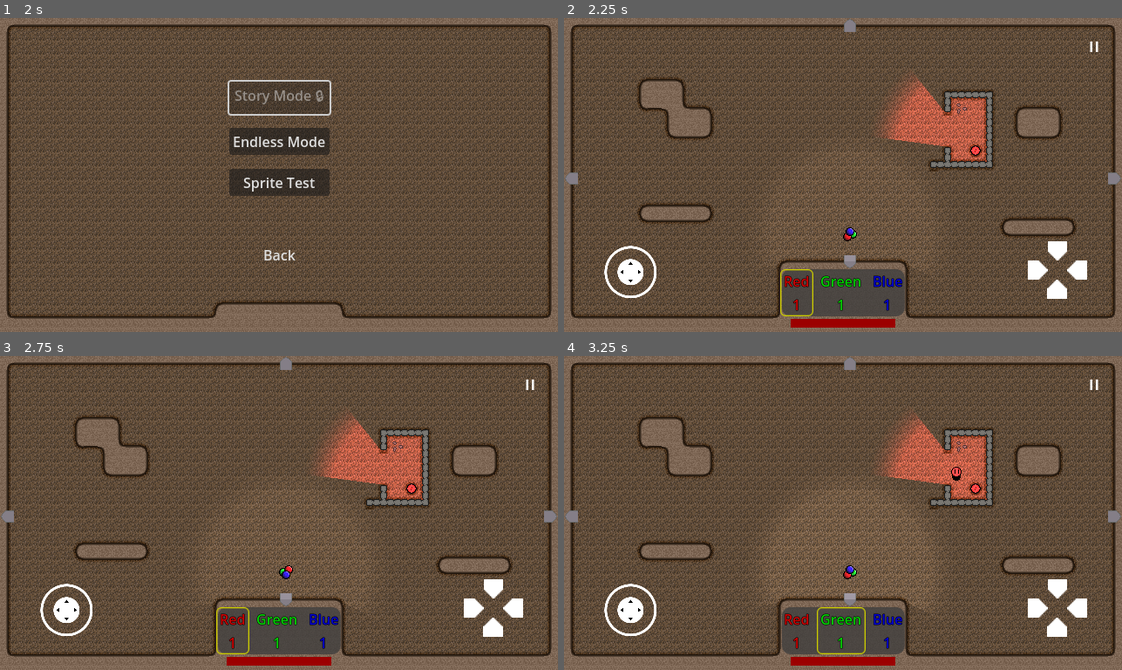
Above: before the commit, frames 1-4 (two rows, left to right).
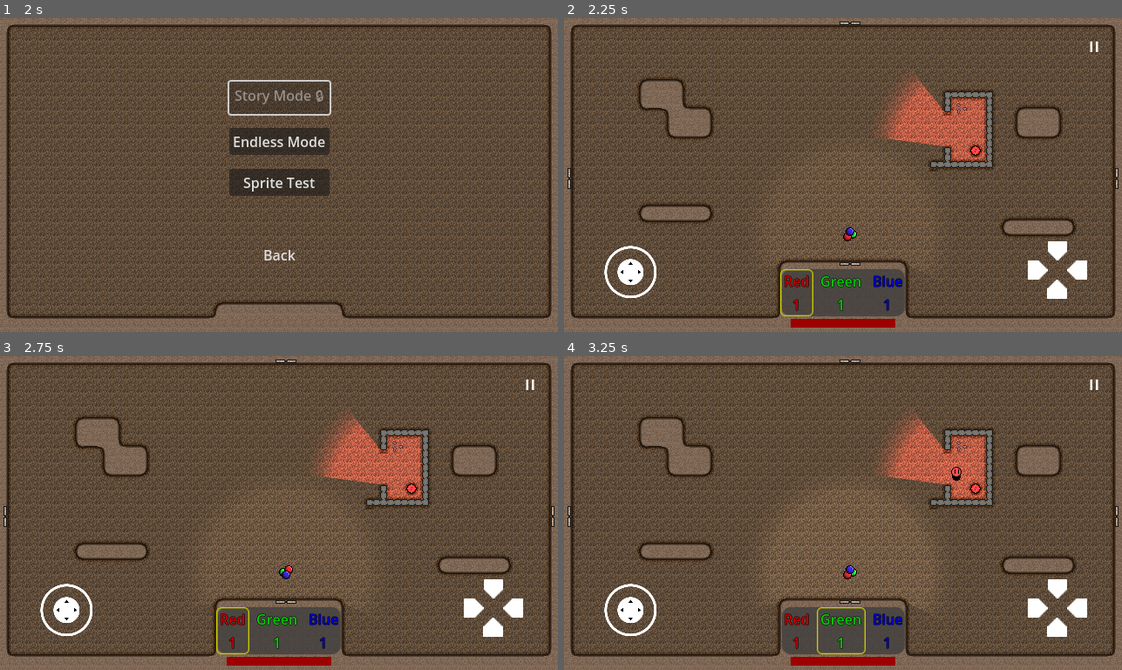
Above: after the commit, the same moments.

Repository: Degenerate-Games/shadows-below
Game: Godot game, scene res://scenes/menus/main_menu.tscn
The game is run twice, just before and just after one commit, with the same random seed, the same clock (stepped at 60 frames per second) and the same inputs. Sound files missing from this copy of the repository are replaced by a short silence.
Inputs (mouse positions are in pixels of both pictures, inside the frame that each line leads up to):
- Up to frame 1 (2 s): click (279, 206) at 0.5 s; click (279, 206) at 1.25 s
- Up to frame 2 (2.25 s): click "Endless Mode" at 2 s
- Up to frame 3 (2.75 s): no input
- Up to frame 4 (3.25 s): tap Enter at 2.75 s; move the mouse to (965, 497) at 2.77 s; hold L (mixing_ui_right) from 2.78 s (still down); tap B (bake) at 2.85 s; click (965, 497) at 2.92 s

Frame 1 is identical in both runs. In frame 2, 0.4% of the frame differs, in the area x 0-100%, y 0-80%; in frame 3, 0.4%; in frame 4, 0.4%.

Commit message:
Update door graphic

Diff:
--- a/scenes/doors/door_a.tscn
+++ b/scenes/doors/door_a.tscn
@@ -1,10 +1,53 @@
-[gd_scene load_steps=4 format=3 uid="uid://chp8ikeeqqgly"]
+[gd_scene load_steps=10 format=3 uid="uid://chp8ikeeqqgly"]
 
 [ext_resource type="Script" path="res://scripts/doors/door.gd" id="1_m0pu8"]
-[ext_resource type="Texture2D" uid="uid://dhahrqu7wdsr8" path="res://assets/sprites/doors/temp_door_closed.png" id="2_m0uth"]
+[ext_resource type="Texture2D" uid="uid://crdowscputxgv" path="res://assets/levels/dirt/Door_Sheet.png" id="2_py3na"]
 
 [sub_resource type="RectangleShape2D" id="RectangleShape2D_4jd05"]
 size = Vector2(32, 20)
+
+[sub_resource type="AtlasTexture" id="AtlasTexture_ytwv4"]
+atlas = ExtResource("2_py3na")
+region = Rect2(0, 0, 32, 16)
+
+[sub_resource type="AtlasTexture" id="AtlasTexture_17mfk"]
+atlas = ExtResource("2_py3na")
+region = Rect2(0, 16, 32, 16)
+
+[sub_resource type="AtlasTexture" id="AtlasTexture_tvhiv"]
+atlas = ExtResource("2_py3na")
+region = Rect2(0, 32, 32, 16)
+
+[sub_resource type="AtlasTexture" id="AtlasTexture_ehsm6"]
+atlas = ExtResource("2_py3na")
+region = Rect2(0, 48, 32, 16)
+
+[sub_resource type="AtlasTexture" id="AtlasTexture_0m83o"]
+atlas = ExtResource("2_py3na")
+region = Rect2(0, 64, 32, 16)
+
+[sub_resource type="SpriteFrames" id="SpriteFrames_xbdjl"]
+animations = [{
+"frames": [{
+"duration": 1.0,
+"texture": SubResource("AtlasTexture_ytwv4")
+}, {
+"duration": 1.0,
+"texture": SubResource("AtlasTexture_17mfk")
+}, {
+"duration": 1.0,
+"texture": SubResource("AtlasTexture_tvhiv")
+}, {
+"duration": 1.0,
+"texture": SubResource("AtlasTexture_ehsm6")
+}, {
+"duration": 1.0,
+"texture": SubResource("AtlasTexture_0m83o")
+}],
+"loop": false,
+"name": &"open",
+"speed": 5.0
+}]
 
 [node name="DoorA" type="Area2D" groups=["doors"]]
 script = ExtResource("1_m0pu8")
@@ -14,8 +57,9 @@
 disabled = true
 debug_color = Color(0.317647, 0.286275, 0.54902, 0.901961)
 
-[node name="Sprite2D" type="Sprite2D" parent="."]
-rotation = -1.5708
-texture = ExtResource("2_m0uth")
+[node name="AnimatedSprite2D" type="AnimatedSprite2D" parent="."]
+rotation = 1.5708
+sprite_frames = SubResource("SpriteFrames_xbdjl")
+animation = &"open"
 
 [connection signal="body_entered" from="." to="." method="_on_body_entered"]
--- a/scripts/doors/door.gd
+++ b/scripts/doors/door.gd
@@ -39,7 +39,7 @@
 
 func _on_room_complete():
 	print("Room Complete")
-	$Sprite2D.texture = load("res://assets/sprites/doors/temp_door_open.png")
+	$AnimatedSprite2D.play("open")
 	$CollisionShape2D.disabled = false
 
 func get_spawn_position(room: Node2D, spawn_name: String) -> Vector2:
